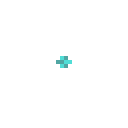
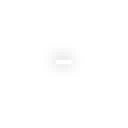
Layers edited between the first and the second w=128, h=128 image:
painted on "Layer 0" over [56, 56, 72, 68]
"Layer 1": blend normal → multiply, painted on it over [48, 48, 80, 76]
